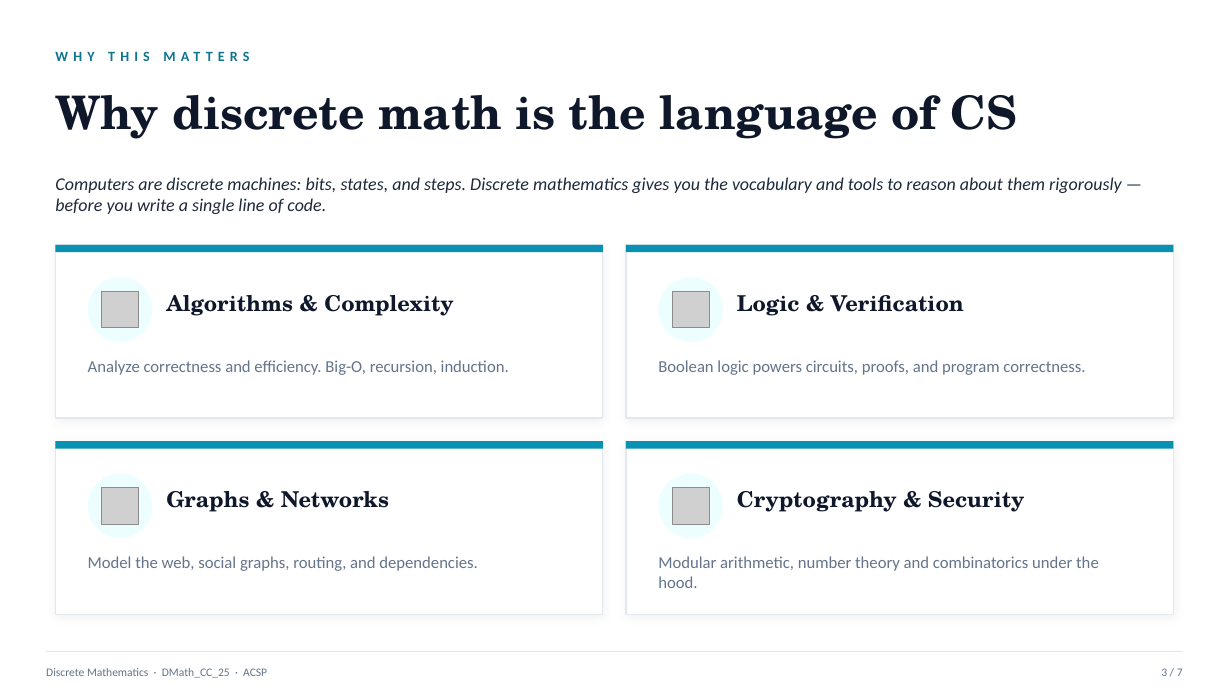
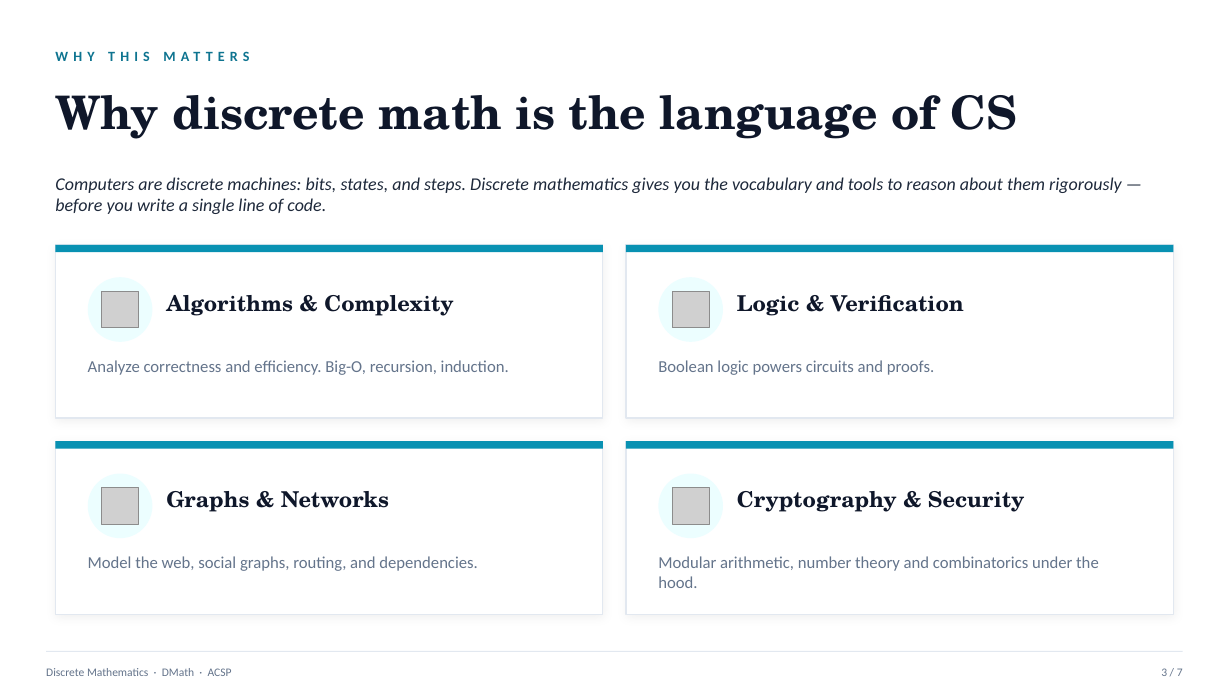
Before and after one commit to elhadiq/Discrete_mathematics, a slide deck: slide 3 of Presentation/Discrete_Math_ACSP_FirstMeeting.pptx. Drawn at 1232x693 pixels with LibreOffice and Linux fonts; fonts in the diff are those of the drawing; grey boxes stand for pictures. Boxes give left, top, right and bottom in pixels: in the first picture for what was removed or moved away, otherwise in the second. Text is boxed around its words. In the diff, an @@ line names an element or a change of style, - is before the commit and + after.

```diff
--- a/Presentation/Discrete_Math_ACSP_FirstMeeting.pptx
+++ b/Presentation/Discrete_Math_ACSP_FirstMeeting.pptx
@@ text at [658,360,934,375]: text changed @@
-Boolean logic powers circuits, proofs, and program correctness.
+Boolean logic powers circuits and proofs.
@@ text at [46,668,232,676]: text changed @@
-Discrete Mathematics · DMath_CC_25 · ACSP
+Discrete Mathematics · DMath · ACSP
```
Also in this commit, not shown: 6 other slides changed, 11 other files.
